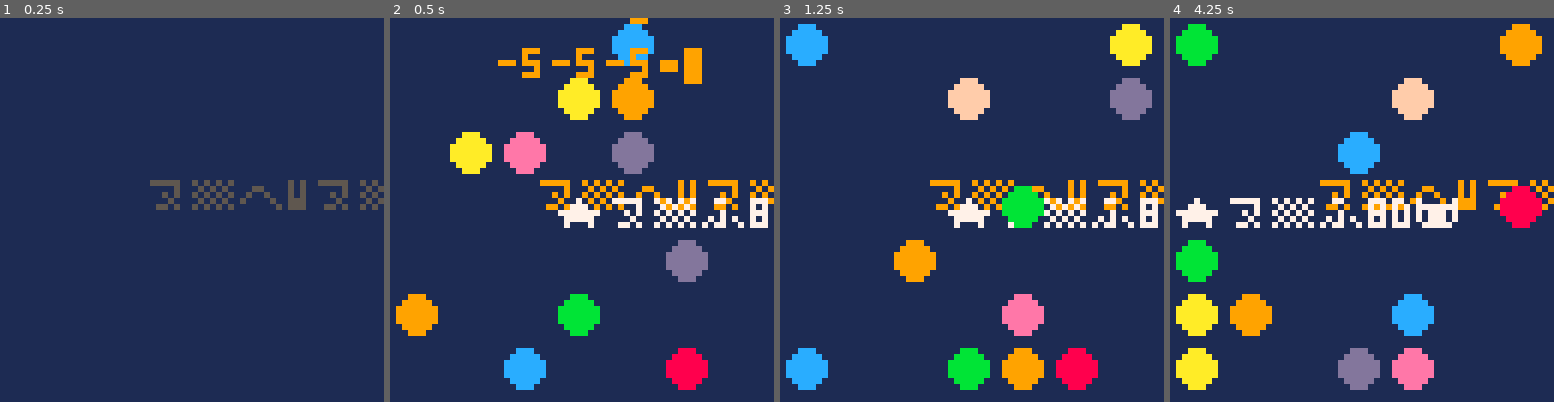
Above: before the commit, frames 1-4 (left to right).
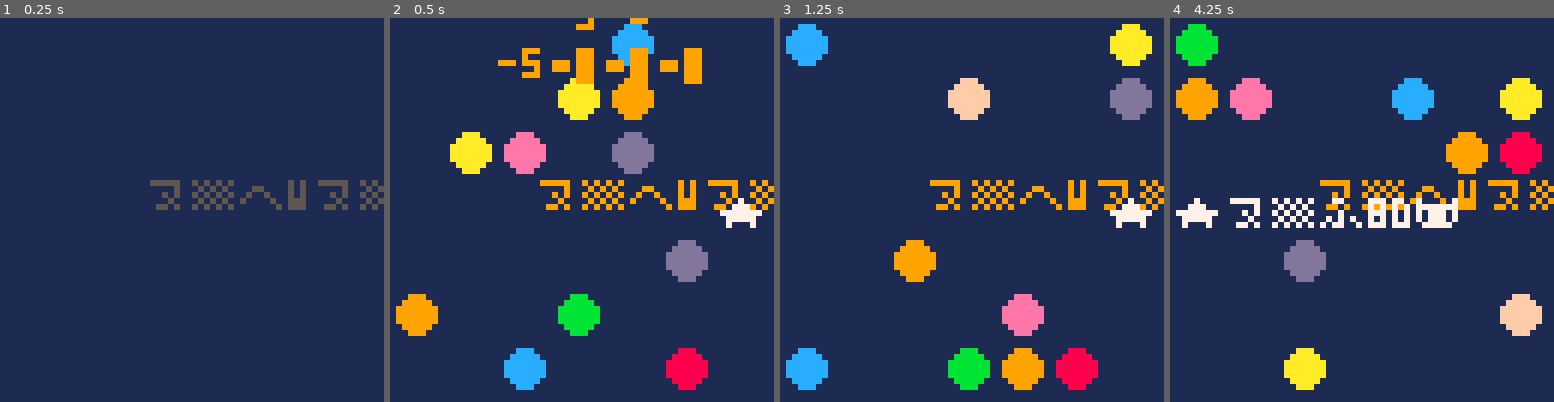
Above: after the commit, the same moments.

Repository: pancelor/bubble-cat
Game: PICO-8 cartridge min.p8
The game is run twice, just before and just after one commit, with the same random seed, the same clock (stepped at 60 frames per second) and the same inputs.
Inputs:
- Up to frame 1 (0.25 s): no input
- Up to frame 2 (0.5 s): tap X (X key) at 0.33 s
- Up to frame 3 (1.25 s): tap O (Z key) at 0.7 s; tap X (X key) at 1.07 s
- Up to frame 4 (4.25 s): hold Right 1.6-2.1 s; tap O (Z key) every 0.4 s from 1.7 to 4.1 s; tap X (X key) at 1.85, 2.97, 4.08 s; hold Up 2.15-2.42 s; hold Right 2.47-3.03 s; hold Left 3.08-3.58 s; hold Down 3.63-3.97 s; hold Right from 4.02 s (still down)

Frame 1 is identical in both runs. In frame 2, 2.4% of the frame differs, in the area x 42-99%, y 0-55%; in frame 3, 2.5%; in frame 4, 17%, in the area x 1-97%, y 1-97%.

Commit message:
easy; 613

Diff:
--- a/min.lua
+++ b/min.lua
@@ -1,4 +1,4 @@
-poke(13-😐,3)fl={}sc=0sz=0rf=circfill::g::bn,fc=0px=3py=3for j=0,12do
+poke(13-😐,3)fl={}sc=0sz=0rf=circfill::g::bn=0px=3py=3for j=0,12do
 i=rnd(49)bn+=2poke(bn,i%7,i\7)end
 while t()<64do
 b=btnp()q=b>16and"⁷fb2"d=sgn(sz-sc)ox=px?"⁶1⁶c"
